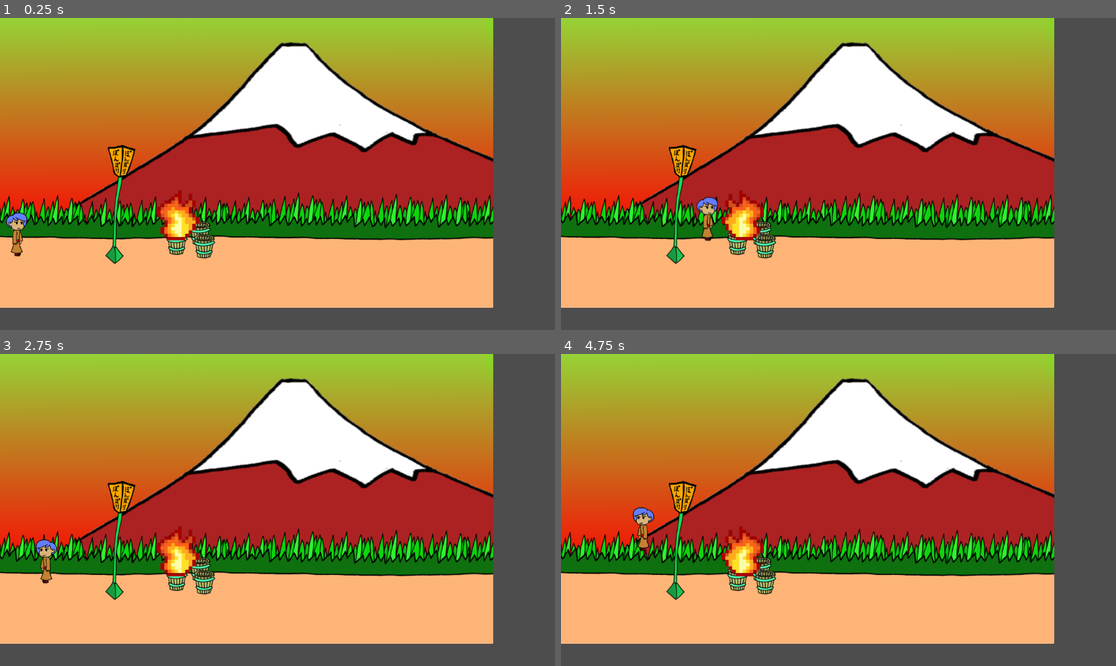
Above: before the commit, frames 1-4 (two rows, left to right).
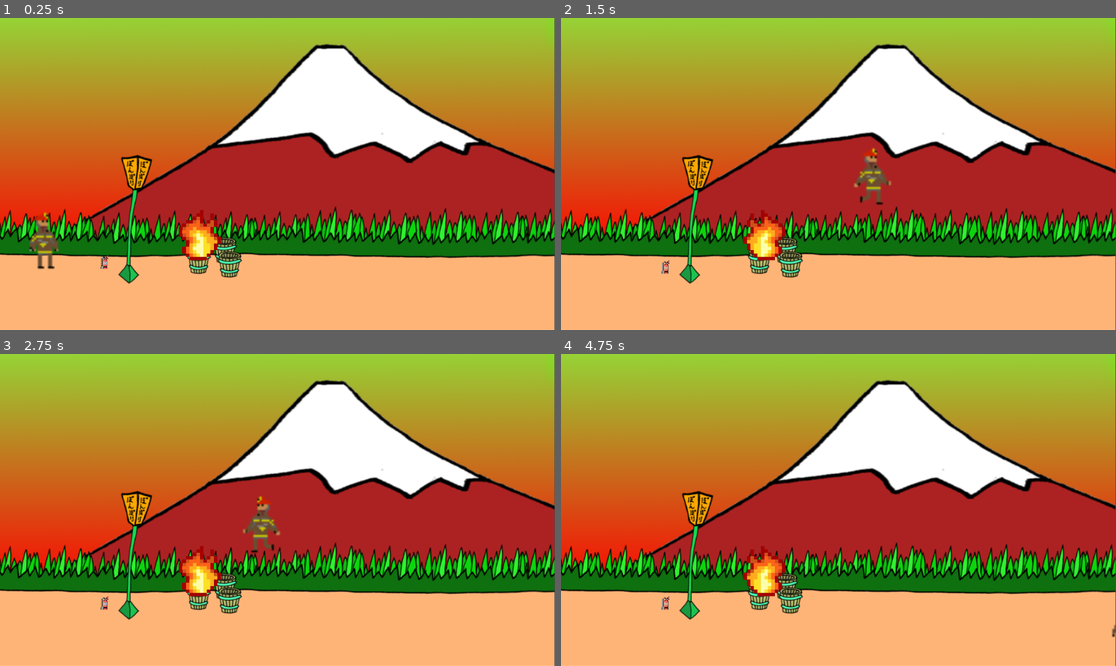
Above: after the commit, the same moments.

Repository: Periusdv/trabalhoa3_jogo_pazjusticainstituicoes
Game: Godot game, scene res://world.tscn
The game is run twice, just before and just after one commit, with the same random seed, the same clock (stepped at 60 frames per second) and the same inputs.
Inputs:
- Up to frame 1 (0.25 s): no input
- Up to frame 2 (1.5 s): hold Right (ui_right) from 0.53 s (still down); tap Up (ui_up) at 0.6, 0.77, 1.07, 1.35 s
- Up to frame 3 (2.75 s): tap Up (ui_up) at 1.52, 1.82, 2.1 s; release Right (ui_right) at 2.03 s; hold Left (ui_left) from 2.03 s (still down)
- Up to frame 4 (4.75 s): release Left (ui_left) at 2.78 s; hold Right (ui_right) 2.78-4.28 s; tap Up (ui_up) at 2.85, 3.02, 3.32, 3.6, 3.77, 4.07, 4.35, 4.52 s; hold Left (ui_left) from 4.28 s (still down)

The runs differ from the first frame. In frame 1, 42% of the frame differs, in the area x 0-100%, y 0-100%; in frame 2, 42%; in frame 3, 42%; in frame 4, 42%.

Commit message:
build
add fogos jogador bombeiro com configs de script

Diff:
--- /dev/null
+++ b/estintor.gd
@@ -0,0 +1,15 @@
+extends RigidBody2D
+
+func _ready():
+	# Opcional: impedir que ele gire quando cair
+	add_to_group("estintor")
+	freeze = false
+	freeze_mode = RigidBody2D.FREEZE_MODE_STATIC
+
+	# Conectar o sinal de colisão (se quiser automatizar)
+	connect("body_entered", Callable(self, "_on_body_entered"))
+
+func _on_body_entered(body):
+	if body.is_in_group("Player"):
+		print("Item coletado!")
+		queue_free()  # remove o item
--- a/estintor.tscn
+++ b/estintor.tscn
@@ -1,11 +1,13 @@
-[gd_scene load_steps=3 format=3 uid="uid://b44hax4ym128"]
+[gd_scene load_steps=4 format=3 uid="uid://b44hax4ym128"]
 
 [ext_resource type="Texture2D" uid="uid://bt5037p4ryegc" path="res://imagem_2025-10-23_210607591-1.png (1).png" id="1_s1ohx"]
+[ext_resource type="Script" uid="uid://cqmvmws05mgv" path="res://estintor.gd" id="1_tkfan"]
 
 [sub_resource type="RectangleShape2D" id="RectangleShape2D_tkfan"]
 size = Vector2(16, 33)
 
-[node name="Estintor" type="StaticBody2D"]
+[node name="Estintor" type="RigidBody2D"]
+script = ExtResource("1_tkfan")
 
 [node name="Sprite2D" type="Sprite2D" parent="."]
 position = Vector2(18, 19)
--- a/fogo.gd
+++ b/fogo.gd
@@ -1,4 +1,9 @@
 extends StaticBody2D
 
 func _ready():
-	$AnimatedSprite2D.play()
+	add_to_group("fogo") # Grupo pra identificar o tipo do objeto
+	$AnimatedSprite2D.play() # Toca a animação do fogo
+
+func extinguish():
+	$AnimatedSprite2D.stop()
+	queue_free() # remove o fogo da cena (apagado)
--- a/player.gd
+++ b/player.gd
@@ -3,25 +3,26 @@
 var speed = 300.0
 var jump_speed = -500.0
 var gravity = ProjectSettings.get_setting("physics/2d/default_gravity")
-var start_position: Vector2  # Posição inicial
+var start_position: Vector2
+var super_power: bool = false
+
+# força de empurrão ao colidir com inimigo
+var knockback_force = 10000.0
+
 
 func _ready():
-	start_position = global_position  # Salva a posição inicial ao iniciar
+	start_position = global_position
+
 
 func _physics_process(delta):
-	# Adiciona gravidade
+	# Aplicar gravidade
 	velocity.y += gravity * delta
-
-	# Pulo
-	if Input.is_action_just_pressed("ui_up") and is_on_floor():
-		$SoundJump.play()
-		velocity.y = jump_speed
 
 	# Movimento horizontal
 	var direction = Input.get_axis("ui_left", "ui_right")
 	velocity.x = direction * speed
 
-	# Animação
+	# Animações de movimento
 	if direction > 0:
 		$AnimatedSprite2D.flip_h = false
 		$AnimatedSprite2D.play()
@@ -31,5 +32,53 @@
 	else:
 		$AnimatedSprite2D.stop()
 
-	# Movimento e colisão
+	# Pulo
+	if Input.is_action_just_pressed("ui_up") and is_on_floor():
+		$SoundJump.play()
+		velocity.y = jump_speed
+
+	# Movimento e colisões
+	var collision = move_and_collide(velocity * delta)
+	if collision:
+		_on_collision(collision)
+
 	move_and_slide()
+
+
+func _on_collision(collision):
+	var obj = collision.get_collider()
+	if not obj:
+		return
+
+	# 🟢 Item: extintor
+	if obj.is_in_group("estintor"):
+		obj.queue_free()
+		do_super()
+
+	# 🔴 Inimigo: fogo
+	elif obj.is_in_group("fogo"):
+		if super_power:
+			# Apaga o fogo
+			obj.queue_free()
+
+			# Empurra levemente o jogador para trás
+			var direction = sign(global_position.x - obj.global_position.x)
+			velocity.x = direction * knockback_force * 1  # empurrão
+			velocity.y = -150  # leve impulso para cima
+			print("Fogo apagado com extintor!")
+		else:
+			# Jogador sem super_power sofre dano
+			var direction = sign(global_position.x - obj.global_position.x)
+			velocity.x = direction * knockback_force * 0.5
+			velocity.y = -200
+			print("Levou dano!")
+			#início, use global_position = start_position
+
+
+func do_super() -> void:
+	if not super_power:
+		super_power = true
+		speed += 100
+		print("Poder ativado permanentemente!")
+		#$AnimatedSprite2D.animation = "super"
+		#get_parent().change_music(true)
--- a/player.tscn
+++ b/player.tscn
@@ -1,18 +1,14 @@
-[gd_scene load_steps=9 format=3 uid="uid://bo3agc564g32n"]
+[gd_scene load_steps=8 format=3 uid="uid://bo3agc564g32n"]
 
 [ext_resource type="Script" uid="uid://bldhmkkwjygee" path="res://player.gd" id="1_2hs0m"]
-[ext_resource type="Texture2D" uid="uid://bxxhn34r86f5w" path="res://assets/player_00.png" id="1_hqtel"]
-[ext_resource type="Texture2D" uid="uid://cw5ky45eev211" path="res://assets/player_01.png" id="2_sweqy"]
-[ext_resource type="Texture2D" uid="uid://t5frf73y3xmq" path="res://assets/player_02.png" id="3_2hs0m"]
-[ext_resource type="Texture2D" uid="uid://crfvirxl5yrfr" path="res://assets/player_03.png" id="4_1jxqw"]
+[ext_resource type="Texture2D" uid="uid://4gmu7mysuo0c" path="res://assets/Bombeiro1.png" id="2_sweqy"]
+[ext_resource type="Texture2D" uid="uid://dumcghqho7fqb" path="res://assets/Bombeiro2.png" id="3_2hs0m"]
+[ext_resource type="Texture2D" uid="uid://8ssvmqo50ux8" path="res://assets/Bombeiro3.png" id="4_1jxqw"]
 [ext_resource type="AudioStream" uid="uid://8xpco82pbyv4" path="res://assets/jump.wav" id="6_1jxqw"]
 
 [sub_resource type="SpriteFrames" id="SpriteFrames_dw050"]
 animations = [{
 "frames": [{
-"duration": 1.0,
-"texture": ExtResource("1_hqtel")
-}, {
 "duration": 1.0,
 "texture": ExtResource("2_sweqy")
 }, {
@@ -28,18 +24,20 @@
 }]
 
 [sub_resource type="CapsuleShape2D" id="CapsuleShape2D_b26j0"]
-radius = 22.0
-height = 100.0
+radius = 30.0
+height = 134.0
 
 [node name="Player" type="CharacterBody2D"]
 script = ExtResource("1_2hs0m")
 
 [node name="AnimatedSprite2D" type="AnimatedSprite2D" parent="."]
+position = Vector2(49, 158)
+scale = Vector2(4.215, 3.991)
 sprite_frames = SubResource("SpriteFrames_dw050")
-frame = 2
-frame_progress = 0.920896
+frame_progress = 0.953603
 
 [node name="CollisionShape2D" type="CollisionShape2D" parent="."]
+position = Vector2(37, 70)
 shape = SubResource("CapsuleShape2D_b26j0")
 
 [node name="SoundJump" type="AudioStreamPlayer2D" parent="."]
--- a/world.tscn
+++ b/world.tscn
@@ -1,10 +1,11 @@
-[gd_scene load_steps=6 format=3 uid="uid://btob2ibsxxka1"]
+[gd_scene load_steps=7 format=3 uid="uid://btob2ibsxxka1"]
 
 [ext_resource type="Texture2D" uid="uid://dvqg2285ugenb" path="res://assets/background.png" id="1_tlwt5"]
 [ext_resource type="PackedScene" uid="uid://bo3agc564g32n" path="res://player.tscn" id="2_aqk2v"]
 [ext_resource type="PackedScene" uid="uid://bfv1ckpkmbpy7" path="res://ground.tscn" id="3_036b0"]
 [ext_resource type="AudioStream" uid="uid://bfs8eqbuc5xdy" path="res://assets/music.ogg" id="4_aqk2v"]
 [ext_resource type="PackedScene" uid="uid://g5nf84c05l3e" path="res://fogo.tscn" id="5_036b0"]
+[ext_resource type="PackedScene" uid="uid://b44hax4ym128" path="res://estintor.tscn" id="6_dwbse"]
 
 [node name="World" type="Node2D"]
 
@@ -12,16 +13,19 @@
 position = Vector2(511, 567)
 
 [node name="TextureRect" type="TextureRect" parent="."]
-offset_right = 40.0
-offset_bottom = 40.0
+offset_right = 1151.0
+offset_bottom = 648.0
 texture = ExtResource("1_tlwt5")
 
 [node name="Player" parent="." instance=ExtResource("2_aqk2v")]
-position = Vector2(36, 414)
+position = Vector2(55, 453)
 
 [node name="fogo" parent="." instance=ExtResource("5_036b0")]
-position = Vector2(311, 352)
+position = Vector2(356, 393)
 
 [node name="Music" type="AudioStreamPlayer2D" parent="."]
 stream = ExtResource("4_aqk2v")
 autoplay = true
+
+[node name="Estintor" parent="." instance=ExtResource("6_dwbse")]
+position = Vector2(199, 460)
Not shown, added: estintor.gd.uid
